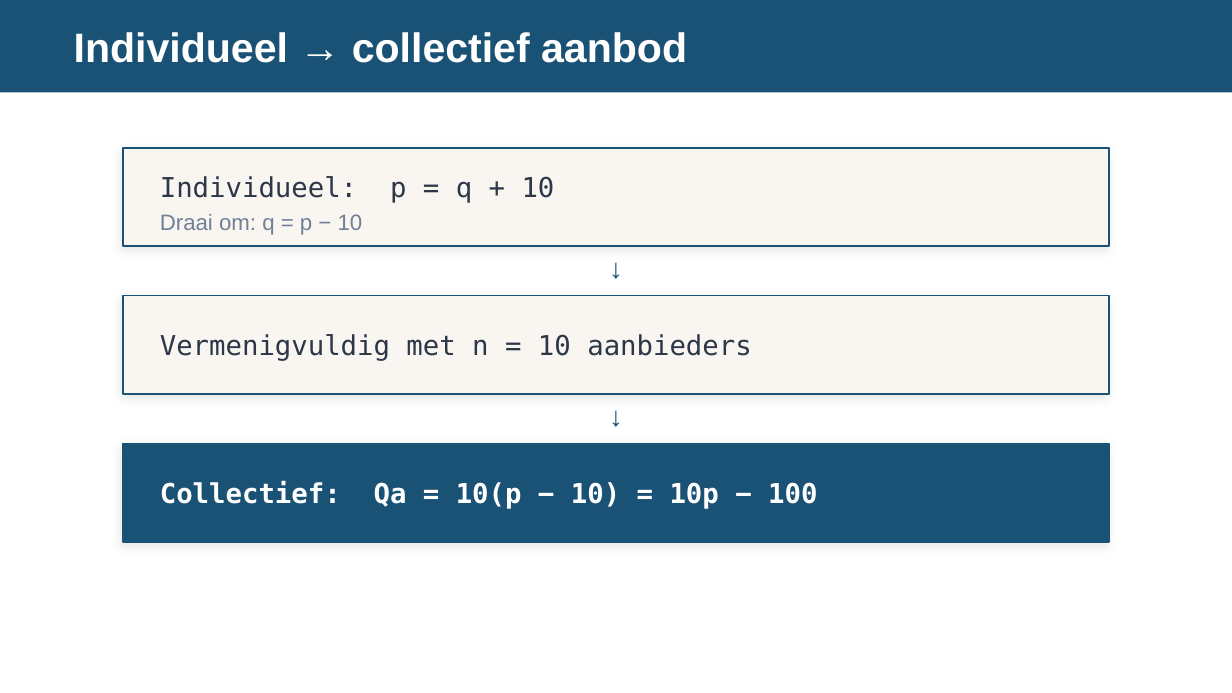
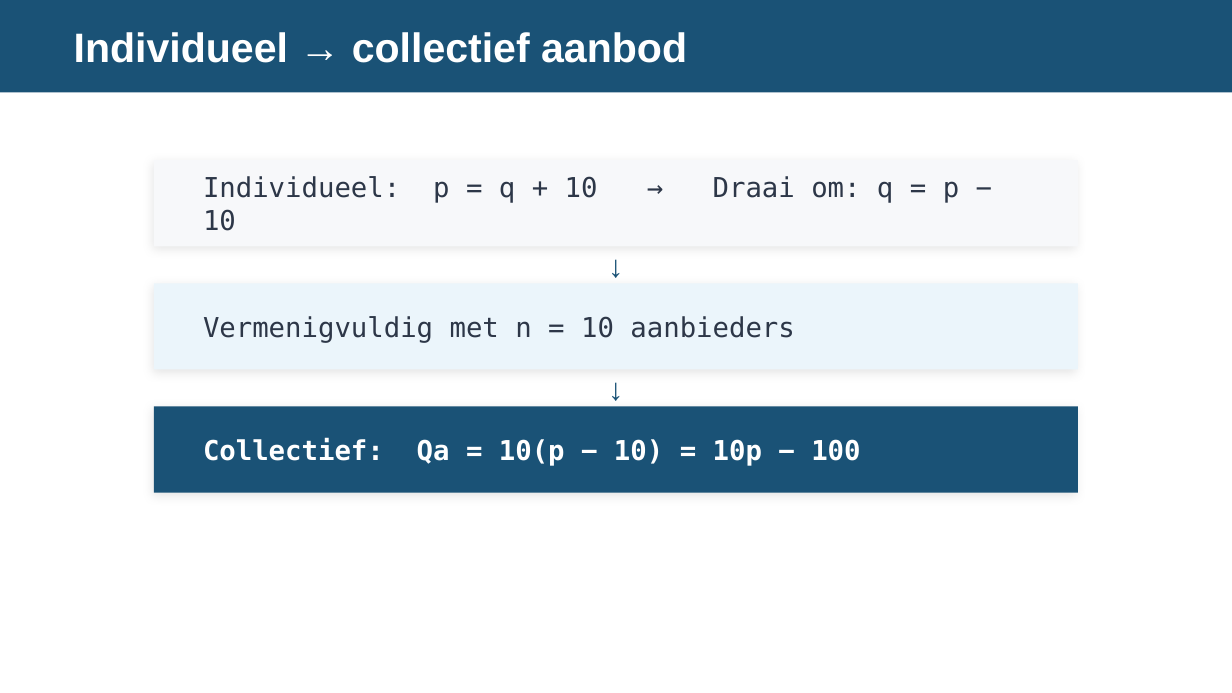
Before and after one commit to meijer1973/economie-vwo4-m3, a slide deck: slide 5 of 3.2 Hoofdstuk 2 - Marktvormen en hun marktevenwicht/3.2.2 Paragraaf 2 - Volkomen concurrentie/2. Leren/3.2.2 Volkomen concurrentie – presentatie.pptx. Drawn at 1232x693 pixels with LibreOffice and Linux fonts; fonts in the diff are those of the drawing. Boxes give left, top, right and bottom in pixels: in the first picture for what was removed or moved away, otherwise in the second. Text is boxed around its words. In the diff, an @@ line names an element or a change of style, - is before the commit and + after.

```diff
--- a/3.2 Hoofdstuk 2 - Marktvormen en hun marktevenwicht/3.2.2 Paragraaf 2 - Volkomen concurrentie/2. Leren/3.2.2 Volkomen concurrentie – presentatie.pptx
+++ b/3.2 Hoofdstuk 2 - Marktvormen en hun marktevenwicht/3.2.2 Paragraaf 2 - Volkomen concurrentie/2. Leren/3.2.2 Volkomen concurrentie – presentatie.pptx
@@ rectangle: place and size @@
-rectangle at box(123, 148, 1109, 246)
+rectangle at box(154, 160, 1078, 246)
@@ rectangle at box(154, 160, 1078, 246): fill #F9F6F1 to #F7F8FA; outline #1A5276 1 pt to none; proportions changed @@
@@ text "Individueel: p = q + ..." at box(203, 176, 959, 203): vertical alignment bottom to middle @@
@@ text at box(203, 176, 959, 203): text changed @@
-Individueel: p = q + 10
+Individueel: p = q + 10 → Draai om: q = p − 10
@@ text removed at box(160, 214, 363, 235) @@
-Draai om: q = p − 10
@@ text "↓": place and size @@
-text "↓" at box(123, 246, 1109, 290)
+text "↓" at box(154, 246, 1078, 283)
@@ text "↓" at box(154, 246, 1078, 283): size 16 to 18 pt @@
@@ rectangle: place and size @@
-rectangle at box(123, 296, 1109, 394)
+rectangle at box(154, 283, 1078, 370)
@@ rectangle at box(154, 283, 1078, 370): fill #F9F6F1 to #EBF5FB; outline #1A5276 1 pt to none; proportions changed @@
@@ text "Vermenigvuldig met n = 10 ...": place and size @@
-text "Vermenigvuldig met n = 10 ..." at box(160, 334, 751, 361)
+text "Vermenigvuldig met n = 10 ..." at box(203, 316, 794, 343)
@@ text "↓" at box(154, 370, 1078, 407): size 16 to 18 pt @@
@@ text "↓": place and size @@
-text "↓" at box(123, 394, 1109, 437)
+text "↓" at box(154, 370, 1078, 407)
@@ rectangle: place and size @@
-rectangle at box(123, 444, 1109, 542)
+rectangle at box(154, 407, 1078, 493)
@@ rectangle at box(154, 407, 1078, 493): outline #1A5276 1 pt to none; proportions changed @@
@@ text "Collectief: Qa = 10(p − ...": place and size @@
-text "Collectief: Qa = 10(p − ..." at box(160, 481, 817, 509)
+text "Collectief: Qa = 10(p − ..." at box(203, 438, 860, 466)
```
Also in this commit, not shown: 8 other slides changed, 3 slides added, 6 other files.
